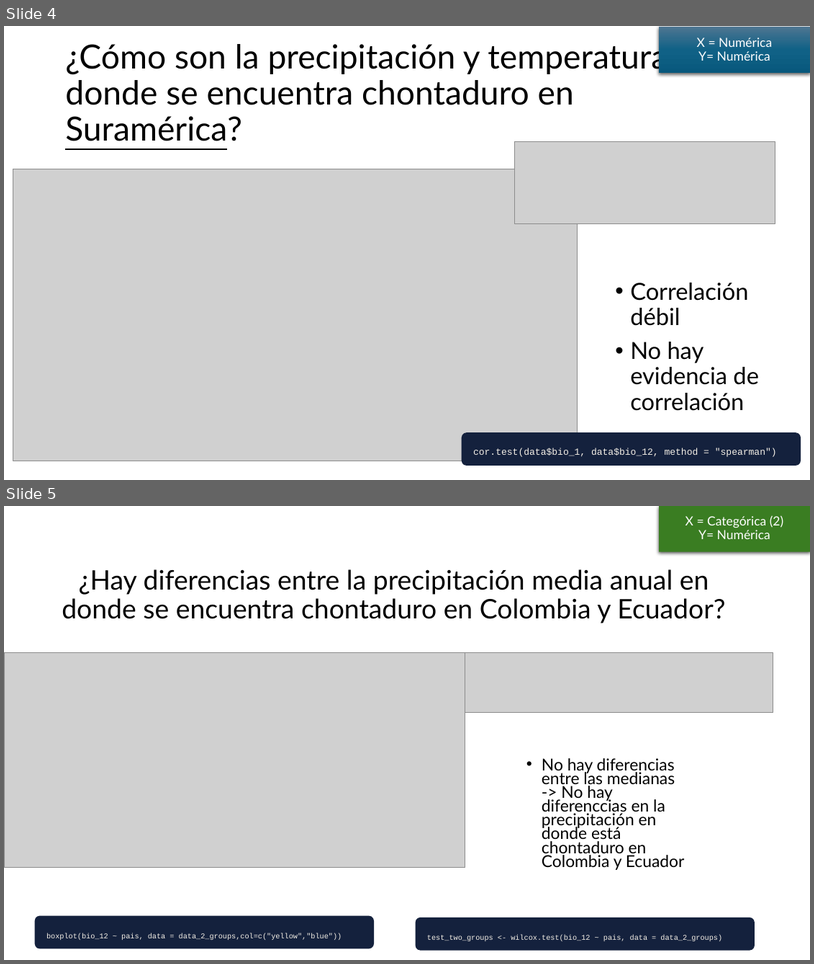
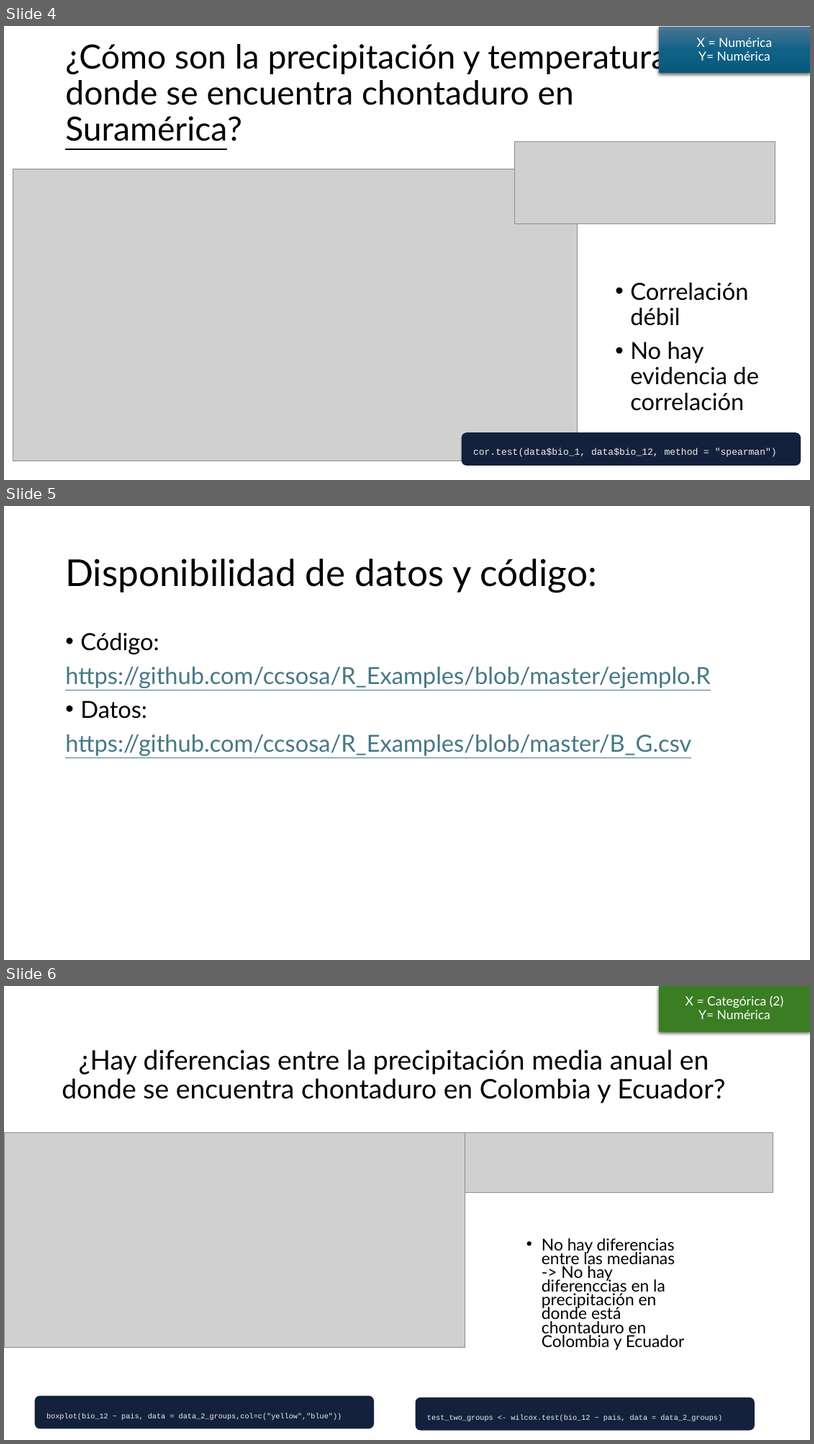
Before and after one commit to ccsosa/R_Examples, a slide deck: Uso de R en el análisis estadístico bivariado.pptx. Shown one above the other, each under a label of ours: slides 4 and 5 before the commit, slides 4, 5 and 6 after it. The pictures are 814x964 and 814x1444 pixels, drawn with LibreOffice and Linux fonts; fonts in the diff are those of the drawing; grey boxes stand for pictures. Boxes give left, top, right and bottom in pixels: in the first picture for what was removed or moved away, otherwise in the second. Text is boxed around its words. In the diff, an @@ line names an element or a change of style, - is before the commit and + after.

```diff
--- a/Uso de R en el análisis estadístico bivariado.pptx
+++ b/Uso de R en el análisis estadístico bivariado.pptx
@@ slide 5 added at [4,506,810,960], background #FFFFFF @@
@@ title added at [65,559,597,592], 44 pt, text #000000 @@
+Disponibilidad de datos y código:
@@ text added at [65,633,710,756], 28 pt, text #467886, underline @@
+• Código:
+https://github.com/ccsosa/R_Examples/blob/master/ejemplo.R
+• Datos:
+https://github.com/ccsosa/R_Examples/blob/master/B_G.csv
@@ what was slide 5 is now slide 6 @@
```
